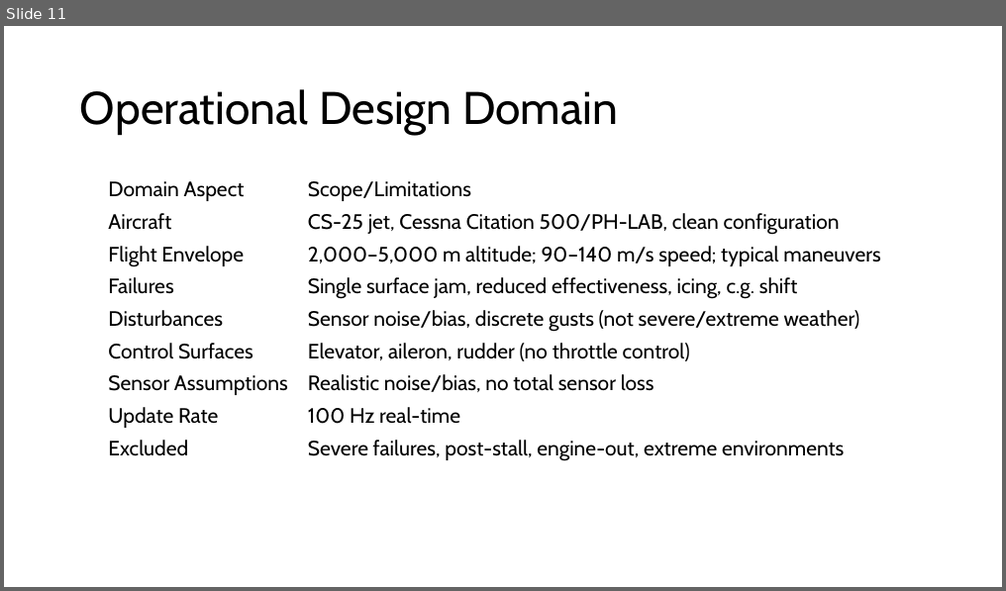
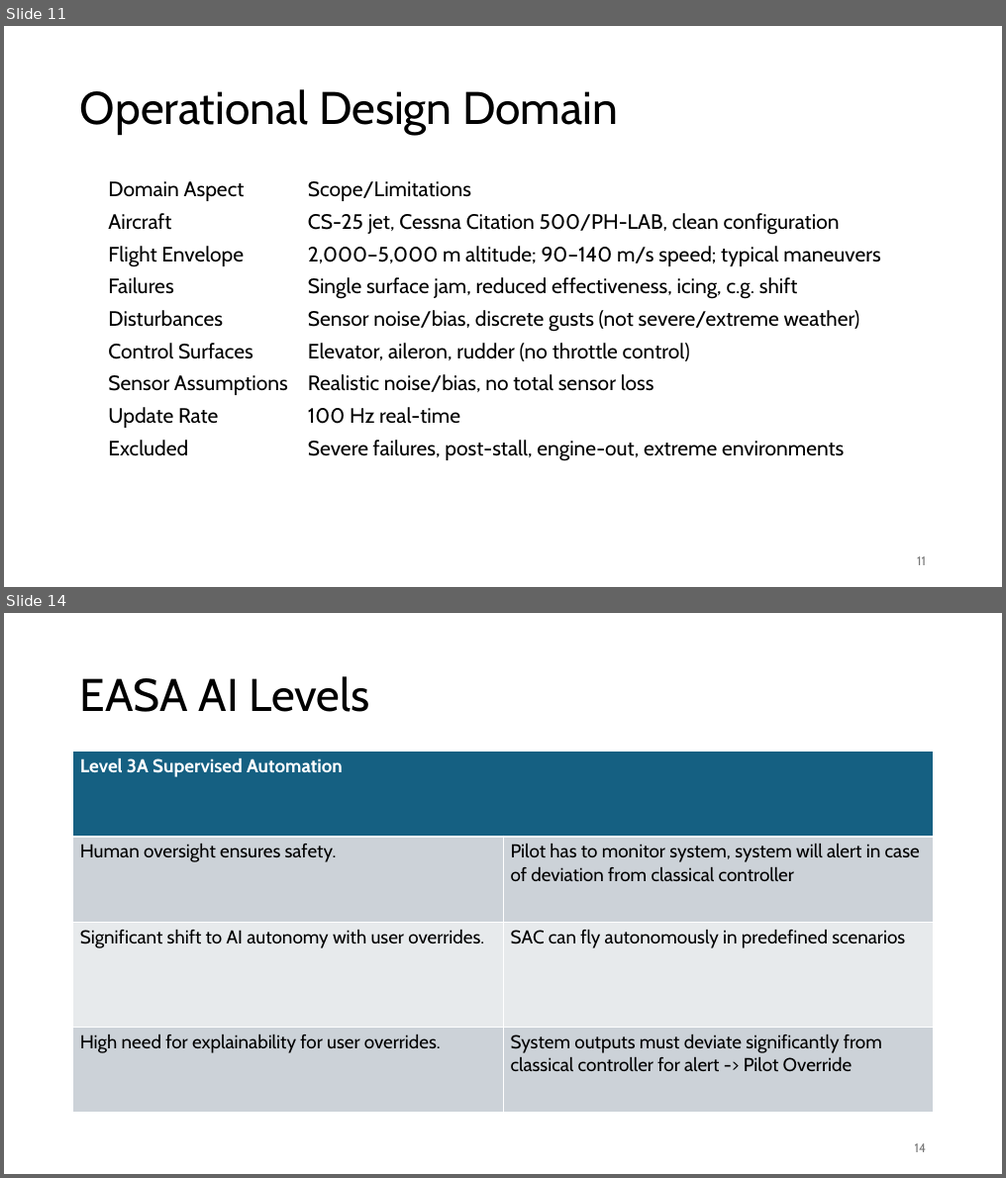
Before and after one commit to Niels149/AIASFault, a slide deck: AIASPres.pptx. Shown one above the other, each under a label of ours: slide 11 before the commit, slides 11 and 14 after it; the slides between them are not shown. The pictures are 1006x591 and 1006x1178 pixels, drawn with LibreOffice and Linux fonts; fonts in the diff are those of the drawing. Boxes give left, top, right and bottom in pixels: in the first picture for what was removed or moved away, otherwise in the second. Text is boxed around its words. In the diff, an @@ line names an element or a change of style, - is before the commit and + after.

Commit message:
Safety Slides 1ste Version

```diff
--- a/AIASPres.pptx
+++ b/AIASPres.pptx
@@ slide 14 added at [4, 613, 1002, 1174], background #FFFFFF @@
@@ title added at [80, 676, 369, 712], 44 pt, text #000000 @@
+EASA AI Levels
@@ table added at [73, 752, 934, 1112], 4 rows, 2 columns @@
+Level 3A Supervised Automation | 
+Human oversight ensures safety. | Pilot has to monitor system, system will alert in case of deviation from classical controller
+Significant shift to AI autonomy with user overrides. | SAC can fly autonomously in predefined scenarios
+High need for explainability for user overrides. | System outputs must deviate significantly from classical controller for alert -> Pilot Override
@@ page number added at [915, 1144, 926, 1153], 12 pt, text #797979 @@
+14
@@ slide 11 changed as well @@
@@ page number added at [917, 557, 926, 566], 12 pt, text #797979 @@
+11
```
Also in this commit, not shown: 9 other slides changed, 9 other slides added, 1 other file.
